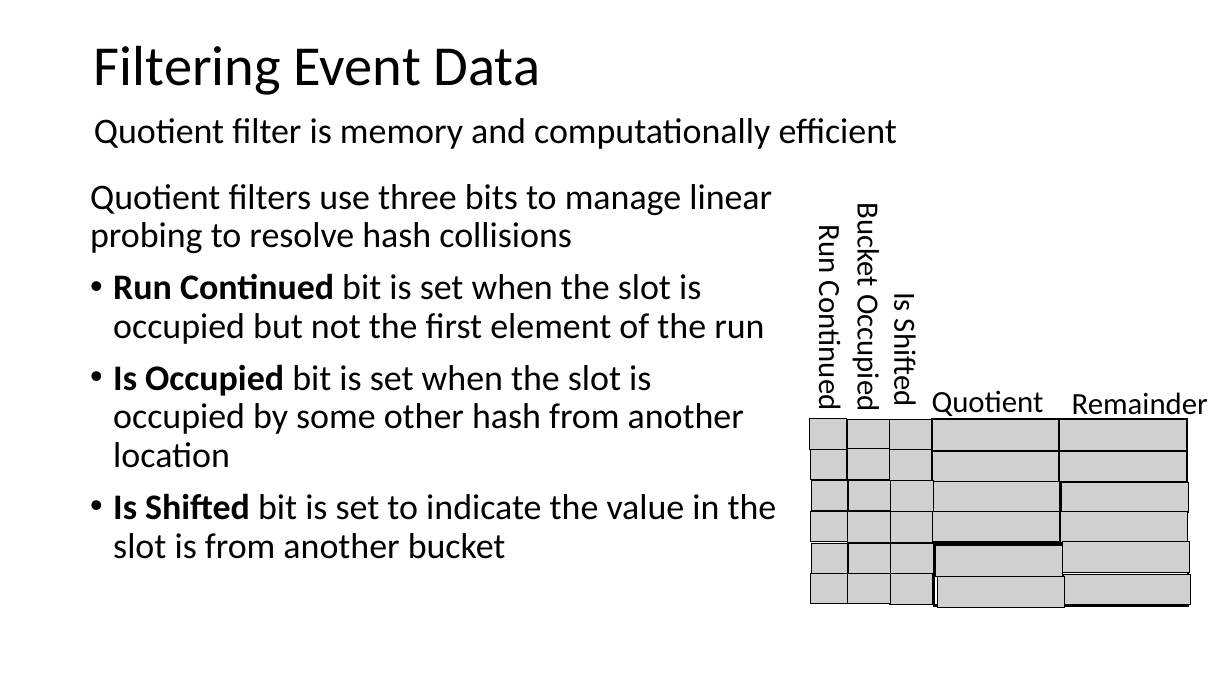
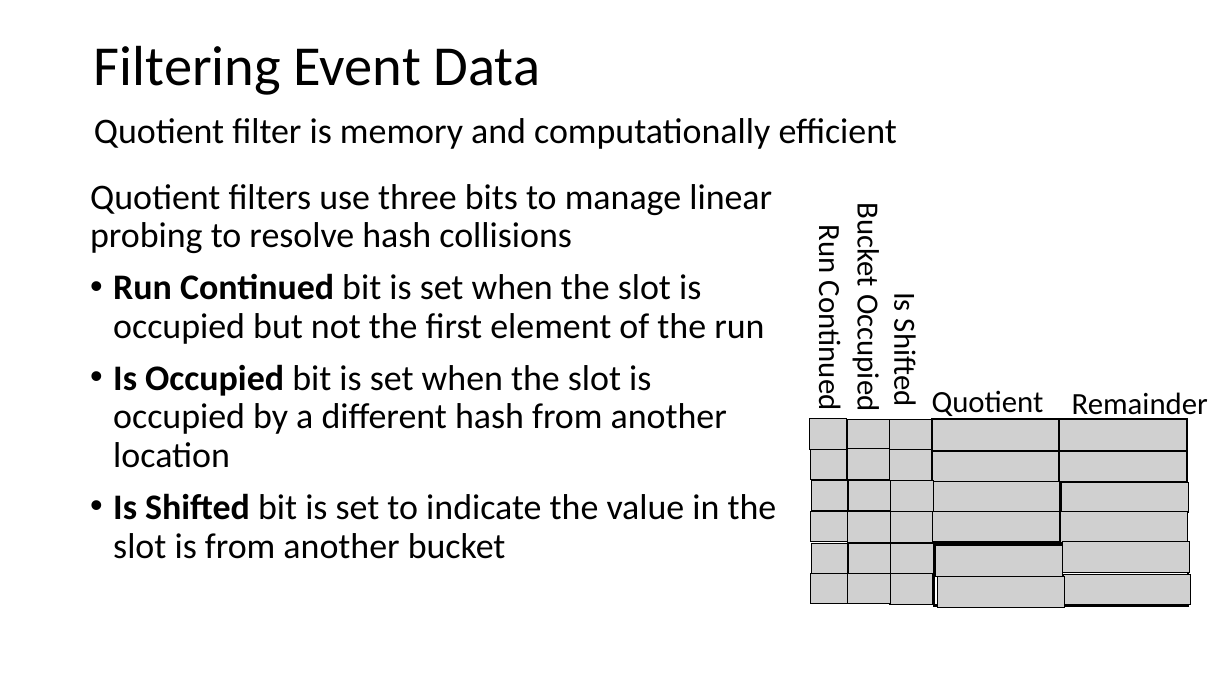
Before and after one commit to jonahneu/CSCI-E-108, a slide deck: slide 60 of slides/3_OnlineAnalytics_Part1.pptx (slide 59 before the commit). Drawn at 1232x693 pixels with LibreOffice and Linux fonts; fonts in the diff are those of the drawing; grey boxes stand for pictures. Boxes give left, top, right and bottom in pixels: in the first picture for what was removed or moved away, otherwise in the second. Text is boxed around its words. In the diff, an @@ line names an element or a change of style, - is before the commit and + after.

```diff
--- a/slides/3_OnlineAnalytics_Part1.pptx
+++ b/slides/3_OnlineAnalytics_Part1.pptx
@@ text at box(113, 364, 727, 468): text changed @@
-• Is Occupied bit is set when the slot is occupied by some other hash from another location
+• Is Occupied bit is set when the slot is occupied by a different hash from another location
```
Also in this commit, not shown: 7 other slides changed, 1 slide added.
